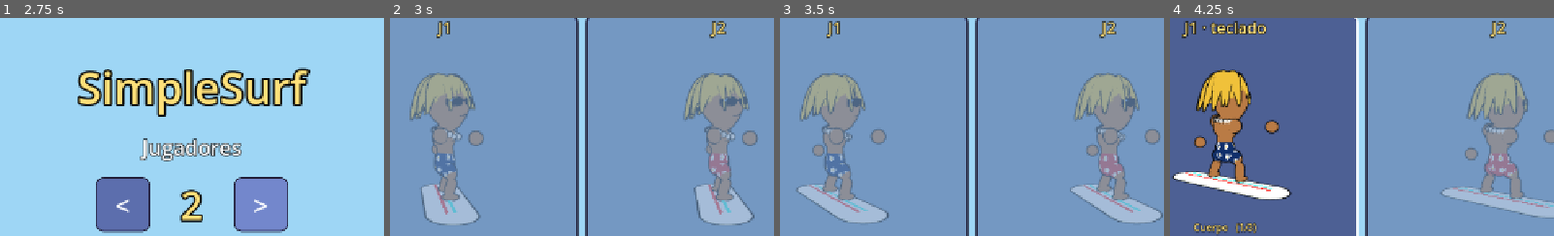
Above: before the commit, frames 1-4 (left to right).
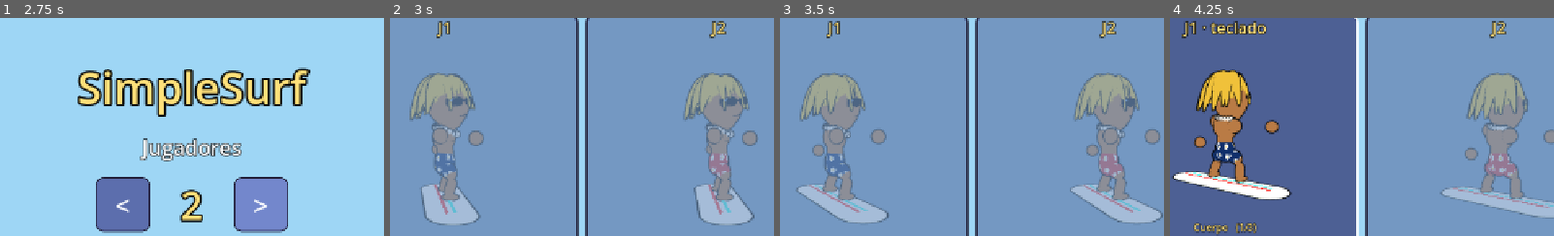
Above: after the commit, the same moments.

Repository: asimplesurfer/simplesurf
Game: Godot game, scene res://ui/menus/character_select.tscn
Same seed, same stepped clock (60 frames per second), same inputs: the game is played once before the commit and once after it. Sound files missing from this copy of the repository are replaced by a short silence.
Inputs (mouse positions are % of the whole screen's width and height, from its top left):
- Up to frame 1 (2.75 s): click "JUGAR" at 0.5 s; click "<" at 1.25 s; click ">" at 2 s
- Up to frame 2 (3 s): click "¡Vamos!" at 2.75 s
- Up to frame 3 (3.5 s): no input
- Up to frame 4 (4.25 s): tap Enter at 3.5 s; move the mouse to (72, 45) at 3.52 s; hold D (p1_right) from 3.53 s (still down); hold Space (p1_a) from 3.53 s (still down); click (72, 45) at 3.67 s
The pictures show only the part of the screen within x 25-75%, y 11-61%; the shares and areas given below are measured in that part.

Frame 1 is identical in both runs. In frame 2, 0.4% of the frame differs, in the area x 10-90%, y 48-57%; in frame 3, 0.3%; in frame 4, 0.4%, in the area x 10-89%, y 44-54%.

Commit message:
Collares: por fuera de la panza redonda (dijes adelante) y alrededor del cuello en los musculosos
Co-Authored-By: Claude Opus 5.5 <noreply@anthropic.com>
Claude-Session: https://claude.ai/code/session_0158oNfK7XFXQhYVUiWF995y

Diff:
--- a/characters/avatar_features.gd
+++ b/characters/avatar_features.gd
@@ -63,6 +63,13 @@
 ## lycra y el bikini, para quedar sobre la panza.
 const LYCRA_BELLY := Vector2(0.32, 1.0)
 const BIKINI_BELLY := Vector2(0.1, 1.0)
+## Con hombros grandes: cuánto sube y se cierra el collar (ver _neck_at).
+const NECK_LIFT := 0.06
+const NECK_TIGHT := 0.2
+## Cuánto de hombros grandes tiene (0 sin hombros ... 1 musculoso).
+var _shoulder_k: float = 0.0
+## Cuánto más adelante van los dijes de los collares con la panza redonda.
+const PENDANT_BELLY := 0.09
 ## Cuánto de panza redonda tiene (0 normal ... 1 panzón).
 var _belly_k: float = 0.0
 ## Bikini: color de los lunares (transparente si no lleva) y del ribete.
@@ -221,8 +228,11 @@
 ## Pecho: ropa de arriba y collar (las perlas son del modelo). Los collares dan
 ## toda la vuelta al cuello (como las perlas): más abajo adelante y más arriba
 ## atrás. `neck_scale` = ancho y fondo del pecho (x, z), que cambian con el cuerpo.
-func build_chest(group: Node3D, data: CharacterData, radii: Vector3, neck_scale := Vector2.ONE) -> void:
+func build_chest(
+	group: Node3D, data: CharacterData, radii: Vector3, neck_scale := Vector2.ONE, shoulders := 0.0
+) -> void:
 	_begin(group)
+	_shoulder_k = shoulders
 	_neck_scale = neck_scale
 	_belly_k = clampf((data.weight - 0.5) / 0.5, 0.0, 1.0)
 	_bikini_dots = data.accent("shorts_pattern_color") if data.get_option("shorts_pattern") == 2 else Color(0, 0, 0, 0)
@@ -231,6 +241,11 @@
 	var front := _neck_at(0.0)
 	# Hacia adelante y un poco para arriba (como el pecho).
 	var face := Basis(Vector3.RIGHT, -0.3)
+	# Con panza redonda, los dijes (lo que cuelga debajo del cordón) van más
+	# adelante y miran más para arriba, así no se meten en la panza.
+	if _belly_k > 0.0:
+		_extra_xf = Transform3D(Basis.IDENTITY, Vector3(0.0, 0.01, PENDANT_BELLY * _belly_k))
+		face = Basis(Vector3.RIGHT, -0.3 - 0.35 * _belly_k)
 	match data.get_option("neck"):
 		2:
 			_necklace(20, 0.075, [Color("#ff6fb5"), Color("#ffd23f"), Color("#ff5a4e"), WHITE])
@@ -289,6 +304,7 @@
 				var d: Vector3 = (-up + right * side).normalized()
 				_piece(_box, c + d * 0.035, Vector3(0.011, 0.04, 0.011), silver, false,
 					face * Basis(Vector3.BACK, side * 0.785))
+	_extra_xf = Transform3D.IDENTITY
 	_commit()
 
 
@@ -1876,14 +1892,22 @@
 
 ## Collar de cuentas que da toda la vuelta al cuello.
 func _necklace(count: int, size: float, colors: Array, outline: bool = true) -> void:
+	# El cordón no se corre (solo los dijes; ver build_chest).
+	var keep := _extra_xf
+	_extra_xf = Transform3D.IDENTITY
 	for i in count:
 		_piece(_sphere, _neck_at(i * TAU / count), Vector3.ONE * size, colors[i % colors.size()], outline)
+	_extra_xf = keep
 
 
 ## Punto del collar alrededor del cuello (a = 0 adelante, PI atrás), en el
 ## grupo del pecho: el mismo aro que el collar de perlas del modelo.
 func _neck_at(a: float) -> Vector3:
-	return Vector3(sin(a) * 0.32 * _neck_scale.x, 0.14 - 0.065 * cos(a), cos(a) * 0.285 * _neck_scale.y)
+	# Con hombros grandes (musculoso) el collar va más arriba y más cerrado, en
+	# la base del cuello (si no, atraviesa los hombros).
+	var tight := 1.0 - NECK_TIGHT * _shoulder_k
+	return Vector3(sin(a) * 0.32 * _neck_scale.x * tight, 0.14 - 0.065 * cos(a) + NECK_LIFT * _shoulder_k,
+		cos(a) * 0.285 * _neck_scale.y * (1.0 - 0.06 * _shoulder_k))
 
 
 ## Punto sobre la superficie de un elipsoide (radios `radii`) en la dirección d,
--- a/characters/surfer_kit.gd
+++ b/characters/surfer_kit.gd
@@ -66,6 +66,11 @@
 var belly_rig: Node3D
 var _belly_sq: float = 0.0
 var _belly_v: float = 0.0
+## Centro y radios del cuerpo de huevo (en el torso), para los collares.
+## Cuánto de hombros grandes tiene (para subir y cerrar los collares).
+var _shoulder_k: float = 0.0
+var _egg_center := Vector3.ZERO
+var _egg_radii := Vector3.ZERO
 ## Musculosa puesta (con panza redonda, la panza es de tela).
 var _shirt: bool = false
 var _hair_rot := Vector3.ZERO
@@ -140,7 +145,8 @@
 	chest_group.position = Vector3(0.0, 0.24, 0.0) - NECK_PIVOT
 	var chest_node := character.find_child("Torso", false, false).find_child("Chest", false, false) as Node3D
 	var neck := Vector2(chest_node.scale.x, chest_node.scale.z) if chest_node else Vector2.ONE
-	features.build_chest(chest_group, data, CHEST_RADII, neck)
+	neck = _neck_over_belly(neck)
+	features.build_chest(chest_group, data, CHEST_RADII, neck, _shoulder_k)
 	# Rastas: las tiras se mueven poco y nunca hacia la cabeza (solo para atrás).
 	_dreads = data.get_option("hair") == AvatarFeatures.DREADS
 	_setup_legs()
@@ -375,6 +381,21 @@
 			n.free()
 
 
+## Ancho y fondo del aro del collar (como `neck` en build_chest) para que
+## quede apoyado por fuera de la panza redonda a la altura del cuello.
+func _neck_over_belly(neck: Vector2) -> Vector2:
+	if _egg_radii == Vector3.ZERO:
+		return neck
+	# El aro del collar está a esta altura del torso (adelante, más abajo).
+	var y := 0.24 + 0.1
+	var t := clampf((y - _egg_center.y) / _egg_radii.y, -0.99, 0.99)
+	var narrow := 1.0 - 0.08 * clampf(t, 0.0, 1.0)
+	var k := sqrt(1.0 - t * t) * narrow
+	var rx := _egg_radii.x * k
+	var rz := _egg_radii.z * k + _egg_center.z
+	return Vector2(maxf(neck.x, rx * 1.06 / 0.32), maxf(neck.y, rz * 1.06 / 0.285))
+
+
 ## Cuerpo de huevo: una forma redonda de piel que envuelve el pecho y la
 ## panza (más ancha abajo), y un ombligo. `k` va de 0 (normal) a 1 (panzón).
 func _add_egg(torso: Node3D, chest: Node3D, waist: Node3D, k: float) -> void:
@@ -418,6 +439,8 @@
 	egg.name = "Egg_fill"
 	egg.mesh = mesh
 	egg.position = center + Vector3(0.0, -0.02 * k, 0.03 * k)
+	_egg_center = egg.position
+	_egg_radii = radii
 	torso.add_child(egg)
 	var outline := Node3D.new()
 	outline.name = "Egg_outline"
@@ -493,6 +516,7 @@
 	# Hombros: solo del lado musculoso, y ya grandes (nunca hombritos chicos).
 	var slim := data.get_option("build") == CharacterData.SLIM
 	var shoulders := m >= SHOULDERS_FROM and not slim
+	_shoulder_k = clampf(inverse_lerp(SHOULDERS_FROM, 1.0, m), 0.0, 1.0) if shoulders else 0.0
 	var delt := lerpf(0.8, 1.0, inverse_lerp(SHOULDERS_FROM, 1.0, m))
 	for side in ["DeltL", "DeltR"]:
 		var d := torso.find_child(side, false, false) as Node3D
@@ -515,7 +539,12 @@
 	# Collar de perlas: acompaña el ancho del pecho.
 	var pearls := torso.find_child("PearlNecklace", false, false) as Node3D
 	if pearls:
-		pearls.scale = Vector3(chest.scale.x, 1.0, chest.scale.z)
+		pearls.scale = Vector3(chest.scale.x * (1.0 - AvatarFeatures.NECK_TIGHT * _shoulder_k), 1.0,
+			chest.scale.z * (1.0 - 0.06 * _shoulder_k))
+		pearls.position.y += AvatarFeatures.NECK_LIFT * _shoulder_k
+		# Con panza redonda, por fuera de la panza (ver _neck_over_belly; se
+		# vuelve a medir cuando ya está la panza).
+		pearls.set_meta("chest_scale", Vector2(chest.scale.x, chest.scale.z))
 	# Short y piernas: más anchos con la panza.
 	var hips := character.find_child("ShortsHips", false, false) as Node3D
 	# El short acompaña la panza por delante (así se sigue viendo).
@@ -547,6 +576,10 @@
 	var k := e / 0.5
 	if k > 0.0:
 		_add_egg(torso, chest, waist, k)
+		var pearls_node := torso.find_child("PearlNecklace", false, false) as Node3D
+		if pearls_node:
+			var ns := _neck_over_belly(Vector2(chest.scale.x, chest.scale.z))
+			pearls_node.scale = Vector3(ns.x, 1.0, ns.y)
 		for part in ["HandL", "HandR"]:
 			(character.find_child(part, false, false) as Node3D).scale *= 1.0 + 0.3 * k
 		for part in ["ThighL", "ThighR", "ShinL", "ShinR", "SleeveL", "SleeveR"]:
